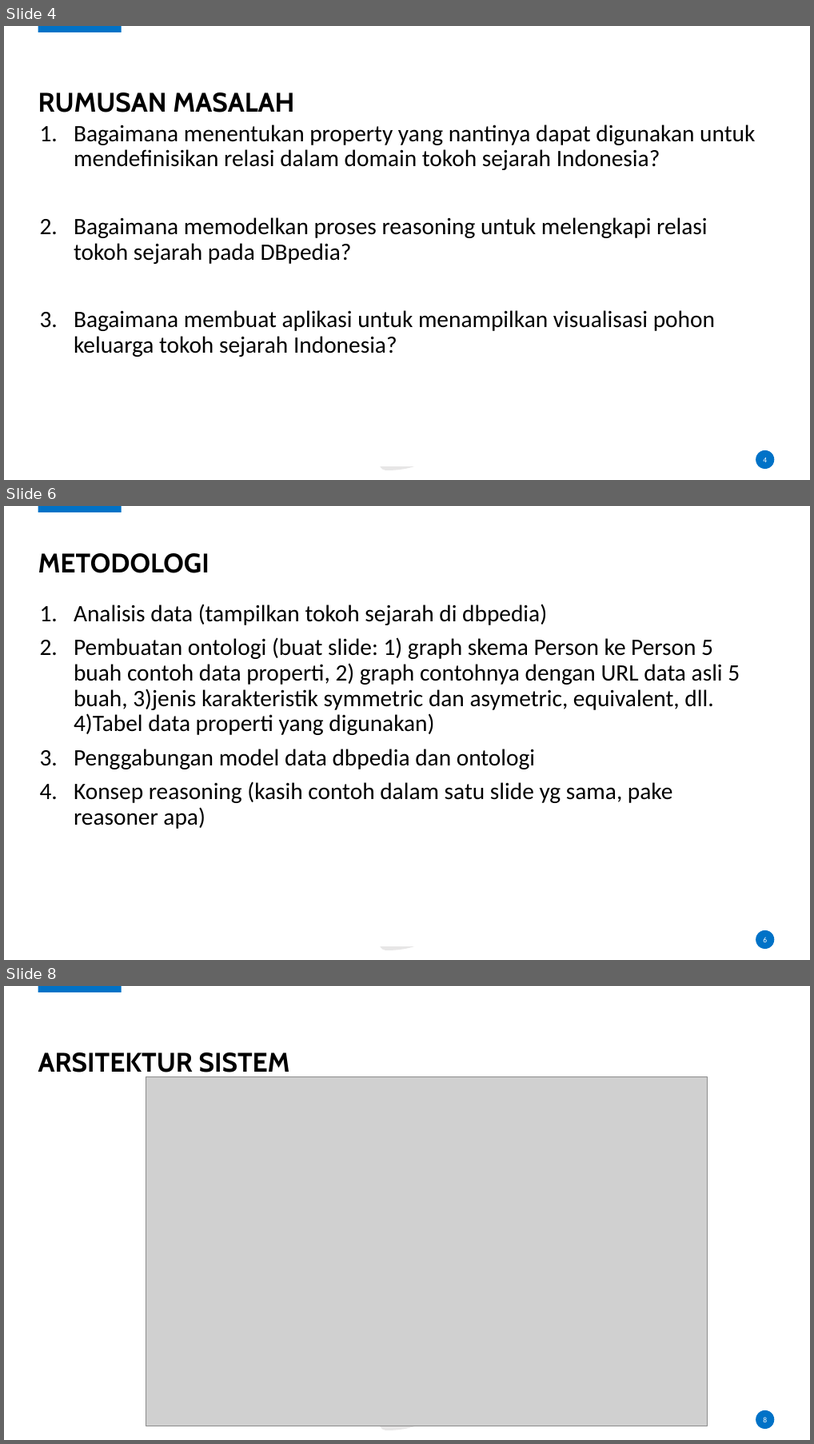
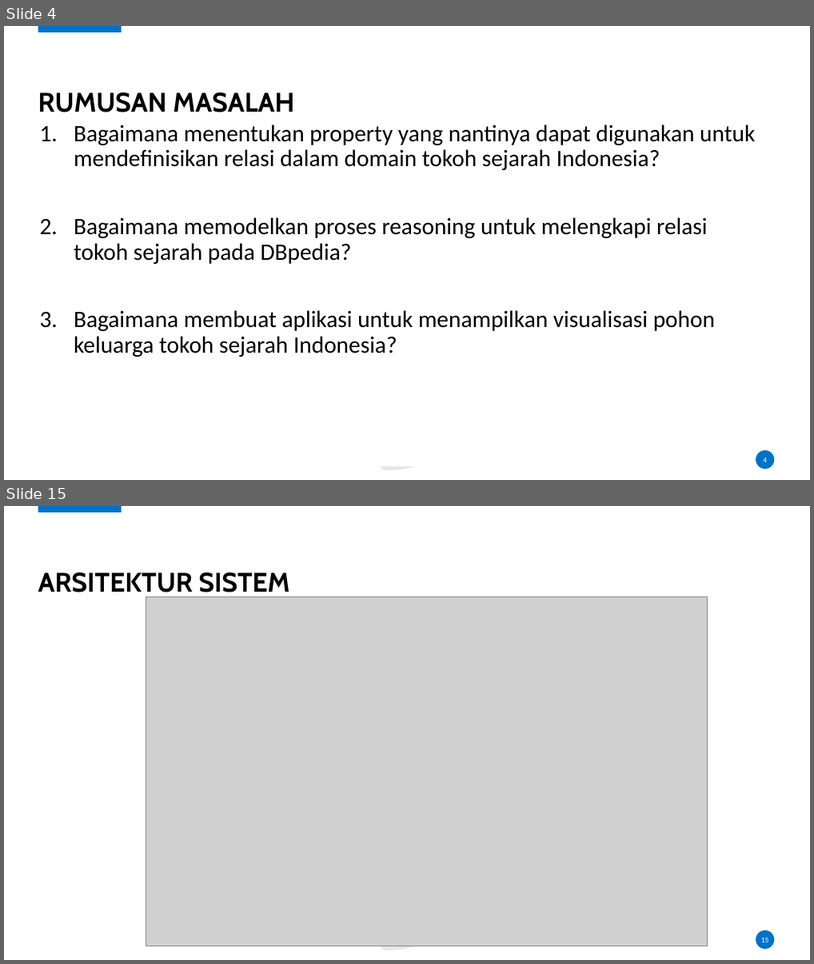
Before and after one commit to karyoutomoo/The-Tree-of-Heroes, a slide deck: 05111540000007-Faiq-Presentasi.pptx. Shown one above the other, each under a label of ours: slides 4, 6 and 8 before the commit, slides 4 and 15 after it; the slides between them are not shown. The pictures are 814x1444 and 814x964 pixels, drawn with LibreOffice and Linux fonts; fonts in the diff are those of the drawing; grey boxes stand for pictures; background and template pictures are left out. Boxes give left, top, right and bottom in pixels: in the first picture for what was removed or moved away, otherwise in the second. Text is boxed around its words. In the diff, an @@ line names an element or a change of style, - is before the commit and + after.

```diff
--- a/05111540000007-Faiq-Presentasi.pptx
+++ b/05111540000007-Faiq-Presentasi.pptx
@@ slide 6 removed at box(4, 506, 810, 960), background #FFFFFF; not listed: 3 template elements that a slide beside it also shows @@
@@ title removed at box(38, 553, 210, 573) @@
-METODOLOGI
@@ text removed at box(74, 604, 740, 828) @@
-1. Analisis data (tampilkan tokoh sejarah di dbpedia)
-2. Pembuatan ontologi (buat slide: 1) graph skema Person ke Person 5 buah contoh data properti, 2) graph contohnya dengan URL data asli 5 buah, 3)jenis karakteristik symmetric dan asymetric, equivalent, dll. 4)Tabel data properti yang digunakan)
-3. Penggabungan model data dbpedia dan ontologi
-4. Konsep reasoning (kasih contoh dalam satu slide yg sama, pake reasoner apa)
@@ rectangle removed at box(318, 717, 490, 945) @@
@@ page number removed at box(763, 936, 767, 942) @@
-6
@@ what was slide 8 is now slide 15 @@
@@ page number at box(762, 937, 770, 942): text changed @@
-8
+15
```
Also in this commit, not shown: 9 slides changed, 12 slides added, 8 other files.
